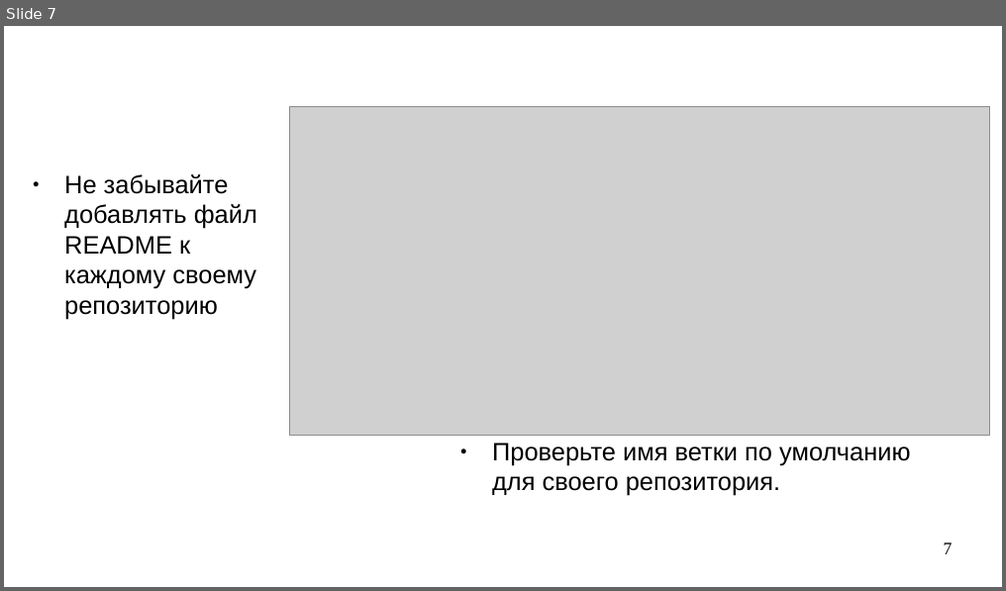
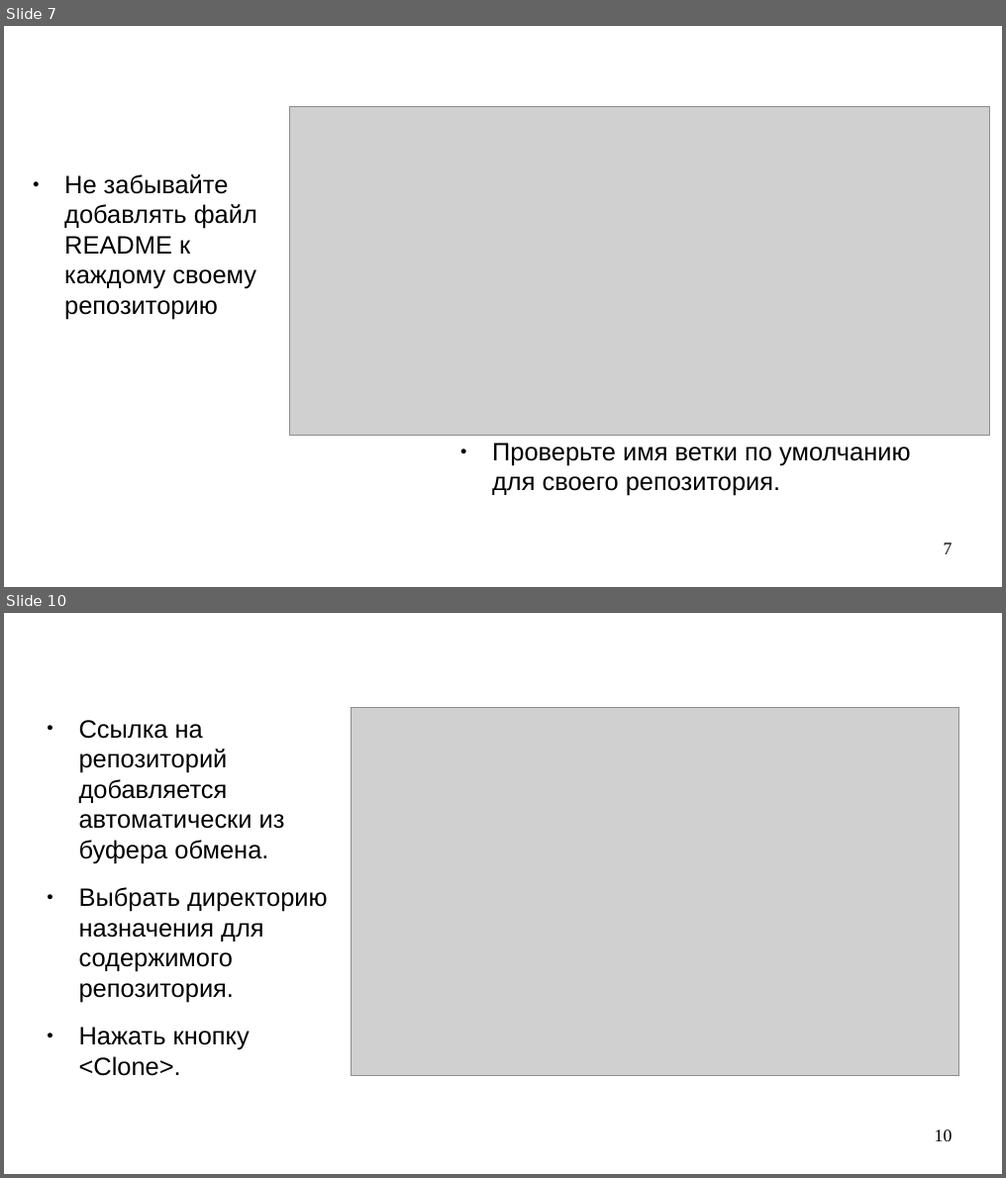
Before and after one commit to steelcraft/stud-lab, a slide deck: Практические занятия/Работа с Git.odp. Shown one above the other, each under a label of ours: slide 7 before the commit, slides 7 and 10 after it; the slides between them are not shown. The pictures are 1006x591 and 1006x1178 pixels, drawn with LibreOffice and Linux fonts; fonts in the diff are those of the drawing; grey boxes stand for pictures. Boxes give left, top, right and bottom in pixels: in the first picture for what was removed or moved away, otherwise in the second. Text is boxed around its words. In the diff, an @@ line names an element or a change of style, - is before the commit and + after.

Commit message:
Добавлен раздел " Получить копию содержимого репозитория в рабочую директорию"

```diff
--- a/Практические занятия/Работа с Git.odp
+++ b/Практические занятия/Работа с Git.odp
@@ slide 10 added at box(4, 613, 1002, 1174), background #FFFFFF @@
@@ text added at box(79, 720, 328, 1076), 20 pt, text #000000 @@
+● Ссылка на репозиторий добавляется автоматически из буфера обмена.
+● Выбрать директорию назначения для содержимого репозитория.
+● Нажать кнопку <Clone>.
@@ picture added at box(350, 707, 959, 1076) @@
@@ page number added at box(935, 1130, 952, 1142), 14 pt, text #000000 @@
+10
```
Also in this commit, not shown: 1 slide changed, 3 other slides added.
